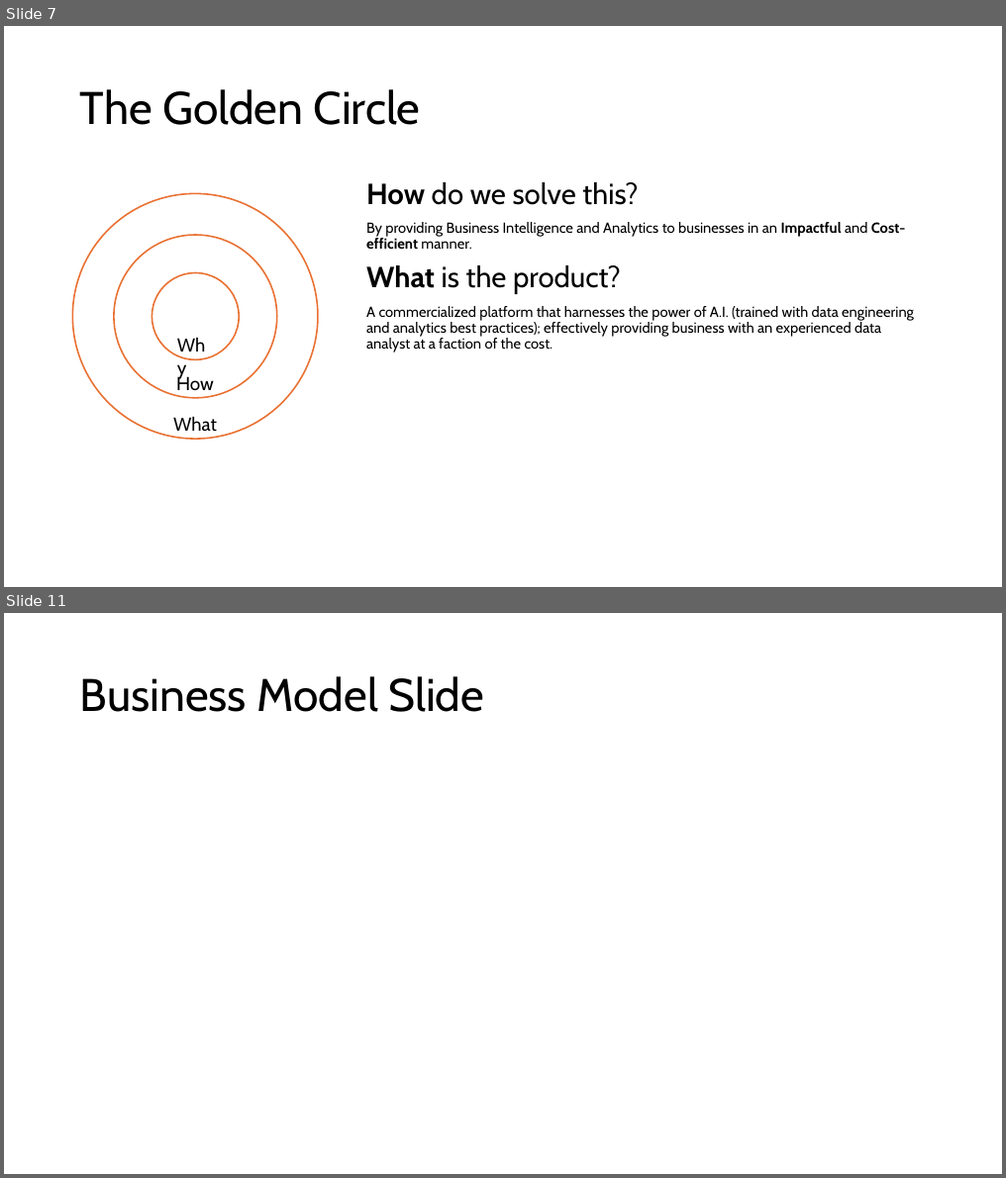
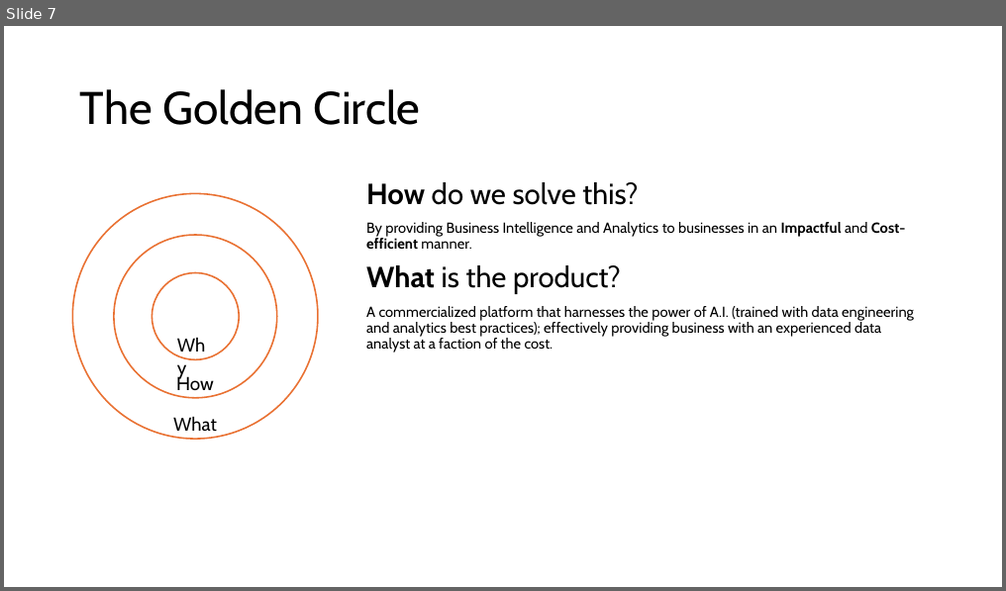
Before and after one commit to ryncii/SprintPOC, a slide deck: PitchDeck.pptx. Shown one above the other, each under a label of ours: slides 7 and 11 before the commit, slide 7 after it; the slides between them are not shown. The pictures are 1006x1178 and 1006x591 pixels, drawn with LibreOffice and Linux fonts; fonts in the diff are those of the drawing. Boxes give left, top, right and bottom in pixels: in the first picture for what was removed or moved away, otherwise in the second. Text is boxed around its words. In the diff, an @@ line names an element or a change of style, - is before the commit and + after.

```diff
--- a/PitchDeck.pptx
+++ b/PitchDeck.pptx
@@ slide 11 removed at box(4, 613, 1002, 1174), background #FFFFFF @@
@@ title removed at box(80, 676, 484, 712) @@
-Business Model Slide
```
Also in this commit, not shown: 5 slides changed, 14 slides added, 1 other slide removed, 1 other file.
